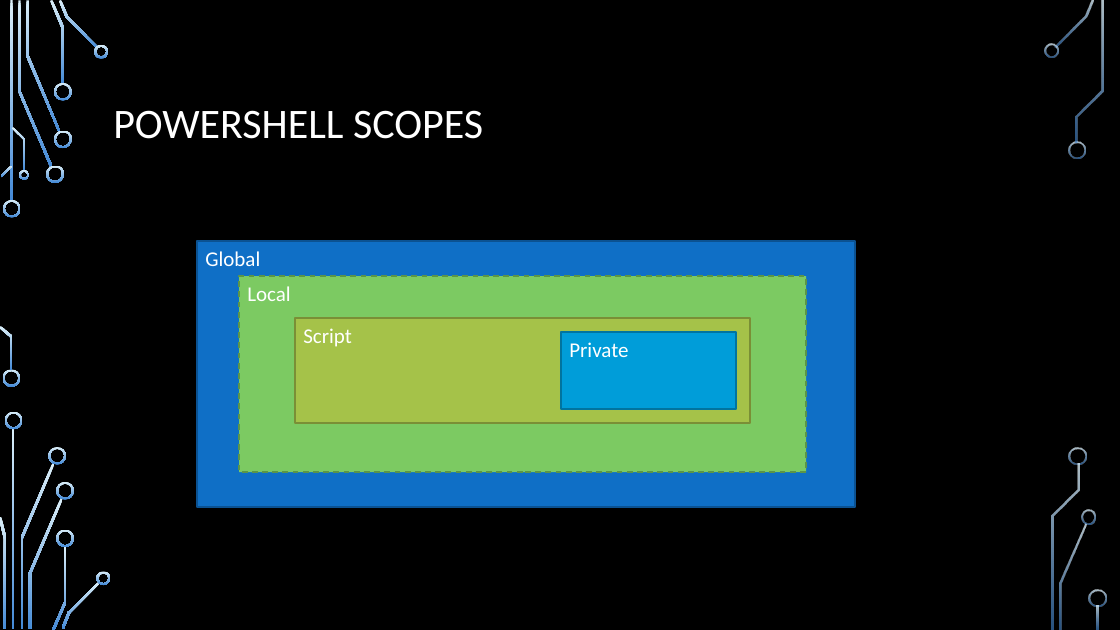
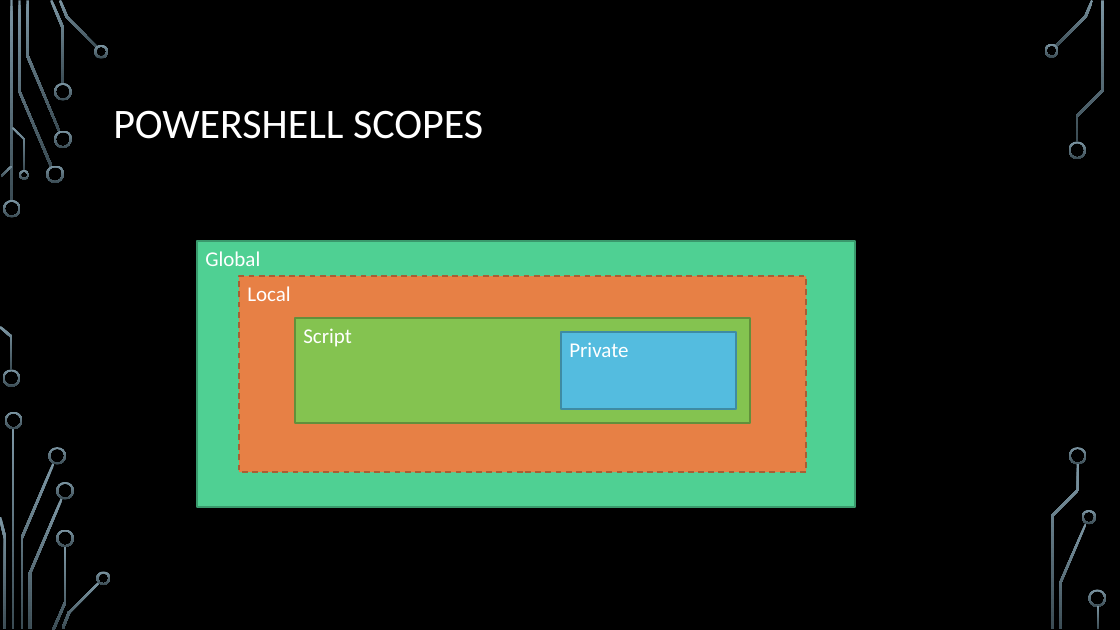
Before and after one commit to ryandcoates/code4sysadmins, a slide deck: slide 15 of Coding for System Administrators.pptx. Drawn at 1120x630 pixels with LibreOffice and Linux fonts; fonts in the diff are those of the drawing; background and template pictures are left out. Boxes give left, top, right and bottom in pixels: in the first picture for what was removed or moved away, otherwise in the second. Text is boxed around its words. In the diff, an @@ line names an element or a change of style, - is before the commit and + after.

```diff
--- a/Coding for System Administrators.pptx
+++ b/Coding for System Administrators.pptx
@@ fill gradient #DBEFF9 to #448AD7 to gradient #7C96A3 to #3B4C54 in 36 elements at (3, 200, 21, 218), (3, 370, 20, 387), (18, 1, 52, 167), (46, 166, 64, 183), (26, 1, 60, 132), (50, 0, 65, 84), (54, 130, 71, 148), (54, 83, 71, 101), (59, 0, 97, 49), (94, 45, 109, 58), (1, 166, 13, 177), (0, 326, 13, 371), (12, 127, 25, 171), (18, 170, 29, 180), (13, 429, 15, 629), (20, 463, 54, 628), (5, 412, 23, 429), (0, 517, 6, 628), (49, 447, 66, 465), (29, 498, 63, 629), (52, 546, 66, 630), (56, 482, 74, 500), (56, 529, 74, 547), (61, 581, 100, 629), (97, 571, 111, 585), (1055, 0, 1094, 47), (1044, 44, 1059, 58), (1069, 141, 1086, 159), (1060, 523, 1087, 629), (1082, 510, 1096, 524), (1076, 1, 1104, 143), (1070, 447, 1087, 465), (1051, 464, 1080, 629), (1089, 590, 1107, 607), (1097, 606, 1100, 629), (10, 1, 13, 202) @@
@@ rectangle "Global" at (197, 241, 855, 507): fill #0F6FC6 to #4FD093; outline #0B5292 1.25 pt to #3A9A6D 1.25 pt @@
@@ rectangle "Local" at (239, 276, 807, 472): fill #7CCA62 to #E78045; outline #5C9549 1.25 pt dashed to #AB5F33 1.25 pt dashed @@
@@ rectangle "Script" at (295, 318, 750, 423): fill #A5C249 to #84C350; outline #7A9036 1.25 pt to #62903B 1.25 pt @@
@@ rectangle "Private" at (561, 332, 736, 409): fill #009DD9 to #54BCDF; outline #0074A1 1.25 pt to #3E8BA5 1.25 pt @@
```
Also in this commit, not shown: 26 other slides changed, 3 slides added.
